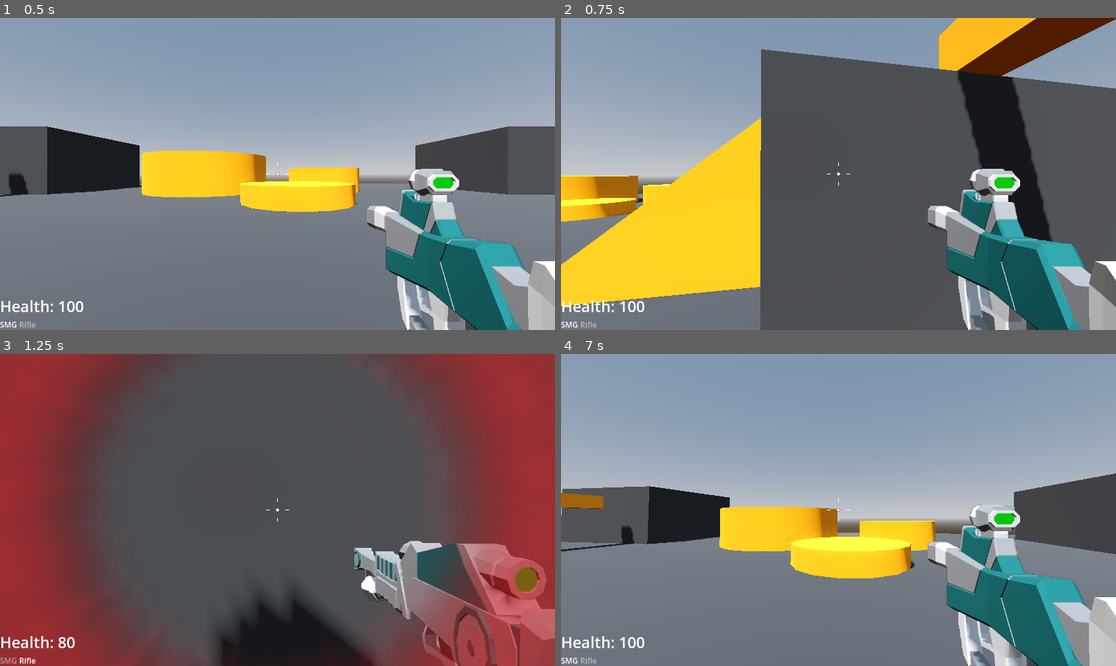
Above: before the commit, frames 1-4 (two rows, left to right).
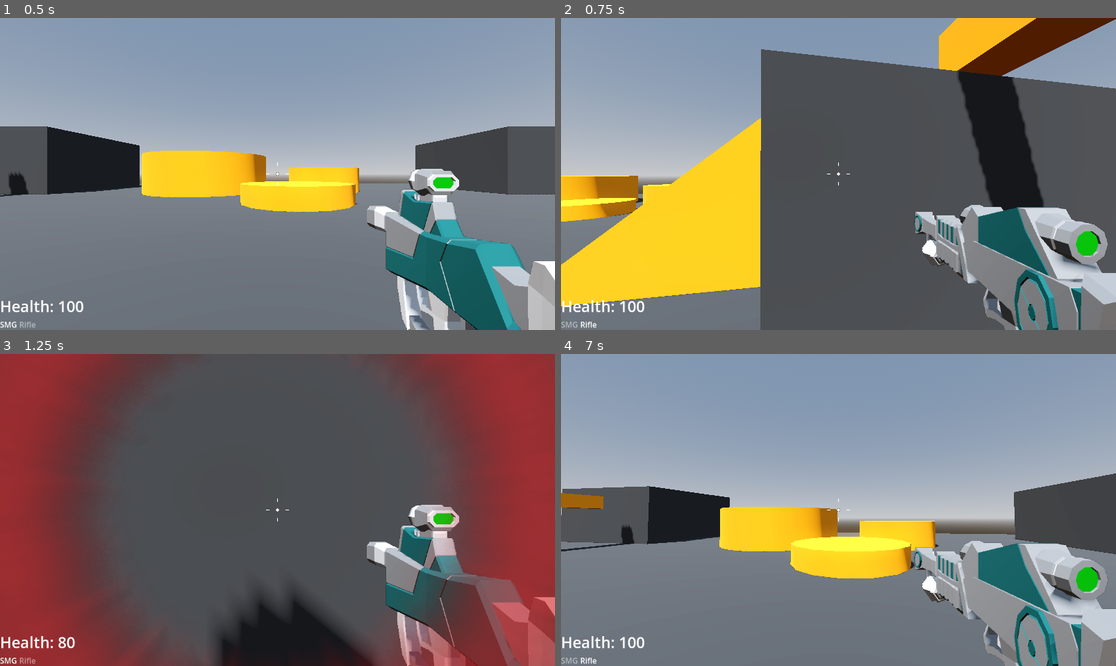
Above: after the commit, the same moments.

Repository: SugarF0x/robage-3d
Game: Godot game, scene res://Levels/sandbox.tscn
Two runs of this game, one before a commit and one after it. Both use one fixed random seed, a clock stepped at 60 frames per second and the inputs below.
Inputs (mouse positions are in pixels of both pictures, inside the frame that each line leads up to):
- Up to frame 1 (0.5 s): no input
- Up to frame 2 (0.75 s): tap Enter at 0.5 s; move the mouse to (866, 174) at 0.52 s; hold W (move_forward) from 0.53 s (still down); tap Mouse wheel down (scroll_down) at 0.6 s
- Up to frame 3 (1.25 s): keep holding W (move_forward); tap Space (jump) at 0.77 s; tap Mouse wheel up (scroll_up) at 0.8 s
- Up to frame 4 (7 s): move the mouse to (810, 510) at 1.27 s; tap Mouse wheel up (scroll_up) at 1.35, 2.3, 4.35, 5.85 s; tap Space (jump) at 1.52, 3.02, 4.52, 5.27, 6.77 s; tap Mouse wheel down (scroll_down) at 1.55, 2.85, 5.1, 6.8 s; move the mouse to (849, 503) at 2.02 s; press the mouse at (849, 503) at 2.03 s; move the mouse to (832, 516) at 2.77 s; release the mouse at (832, 516) at 2.78 s; release W (move_forward) at 3.5 s; click "Restart" at 3.5 s; tap R (restart) at 4.25, 6.5 s; move the mouse to (877, 513) at 4.27 s; hold W (move_forward) 4.28-6.53 s; move the mouse to (794, 506) at 5.02 s; move the mouse to (844, 510) at 5.77 s; move the mouse to (816, 503) at 6.52 s; hold D (move_right) from 6.53 s (still down); click (816, 503) at 6.6 s

Frame 1 is identical in both runs. In frame 2, 11% of the frame differs, in the area x 0-100%, y 48-100%; in frame 3, 10%; in frame 4, 10%.

Commit message:
add weapon selection wrap

Diff:
--- a/Player/WeaponSling.gd
+++ b/Player/WeaponSling.gd
@@ -5,9 +5,8 @@
 
 var weapon_index := 0:
 	set(value):
-		if value < 0 or value > get_children().size() - 1: return
 		toggle_weapon_selection_state()
-		weapon_index = value
+		weapon_index = wrapi(value, 0, get_children().size())
 		toggle_weapon_selection_state()
 		update_weapon_sling_labels()
 
@@ -19,8 +18,8 @@
 func _input(event: InputEvent) -> void:
 	if Input.mouse_mode != Input.MOUSE_MODE_CAPTURED: return
 
-	if Input.is_action_just_pressed("scroll_up"): weapon_index += 1
-	if Input.is_action_just_pressed("scroll_down"): weapon_index -= 1
+	if Input.is_action_just_pressed("scroll_up") and event.is_pressed(): weapon_index += 1
+	if Input.is_action_just_pressed("scroll_down") and event.is_pressed(): weapon_index -= 1
 
 
 func toggle_weapon_selection_state() -> void:
--- a/Player/player.tscn
+++ b/Player/player.tscn
@@ -120,7 +120,6 @@
 remote_path = NodePath("../../../CanvasLayer/SubViewportContainer/SubViewport/WeaponCamera")
 
 [node name="WeaponSling" type="Node3D" parent="CameraPivot/SmoothCamera"]
-unique_name_in_owner = true
 script = ExtResource("3_skecw")
 
 [node name="SMG" parent="CameraPivot/SmoothCamera/WeaponSling" instance=ExtResource("3_dss5l")]
